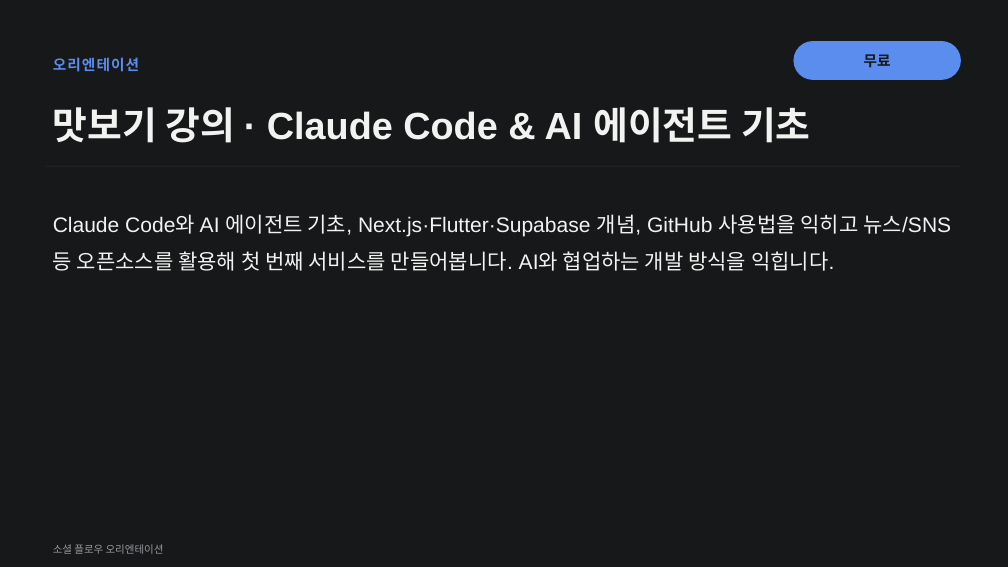
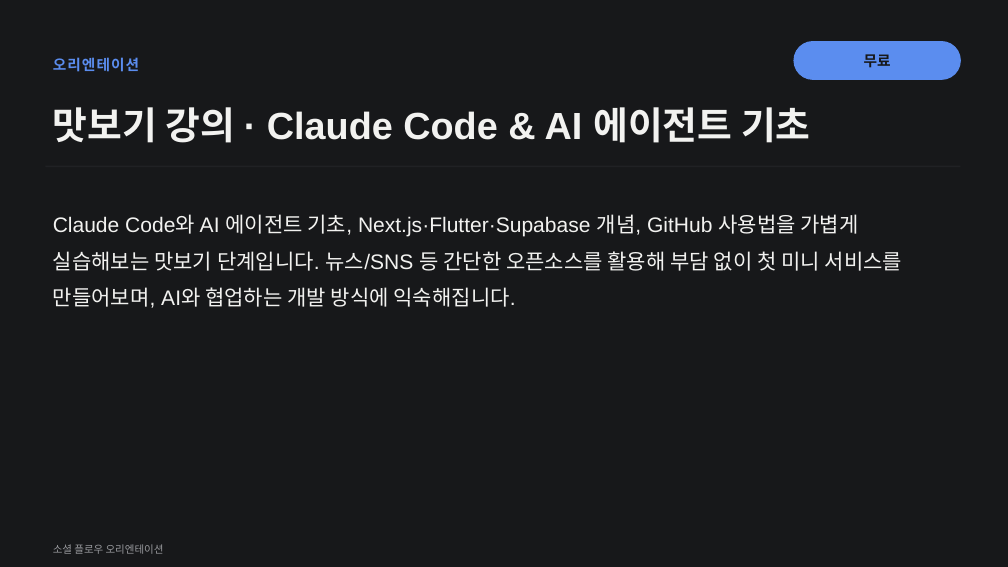
Before and after one commit to white100s/social_flow, a slide deck: slide 8 of docs/social-flow-orientation.pptx (slide 5 before the commit). Drawn at 1008x567 pixels with LibreOffice and Linux fonts; fonts in the diff are those of the drawing. Boxes give left, top, right and bottom in pixels: in the first picture for what was removed or moved away, otherwise in the second. Text is boxed around its words. In the diff, an @@ line names an element or a change of style, - is before the commit and + after.

```diff
--- a/docs/social-flow-orientation.pptx
+++ b/docs/social-flow-orientation.pptx
@@ text at (53,214,902,308): text changed @@
-Claude Code와 AI 에이전트 기초, Next.js·Flutter·Supabase 개념, GitHub 사용법을 익히고 뉴스/SNS 등 오픈소스를 활용해 첫 번째 서비스를 만들어봅니다. AI와 협업하는 개발 방식을 익힙니다.
+Claude Code와 AI 에이전트 기초, Next.js·Flutter·Supabase 개념, GitHub 사용법을 가볍게 실습해보는 맛보기 단계입니다. 뉴스/SNS 등 간단한 오픈소스를 활용해 부담 없이 첫 미니 서비스를 만들어보며, AI와 협업하는 개발 방식에 익숙해집니다.
```
Also in this commit, not shown: 1 other slide changed, 20 slides added, 2 other files.
